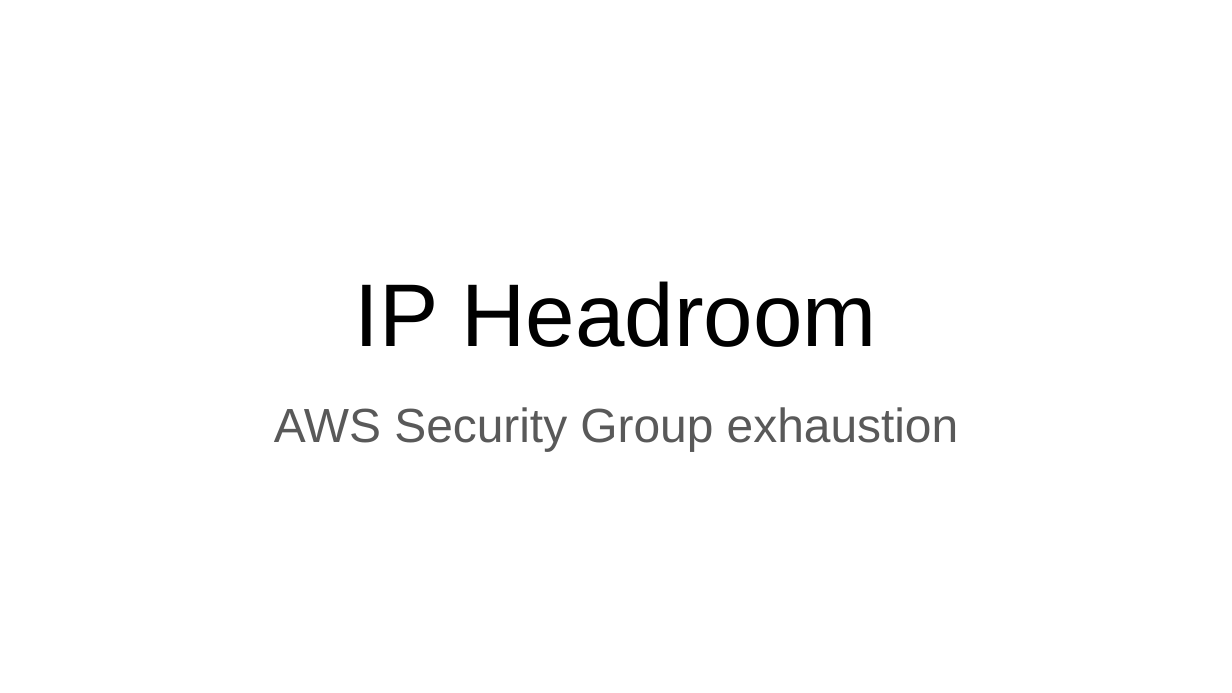
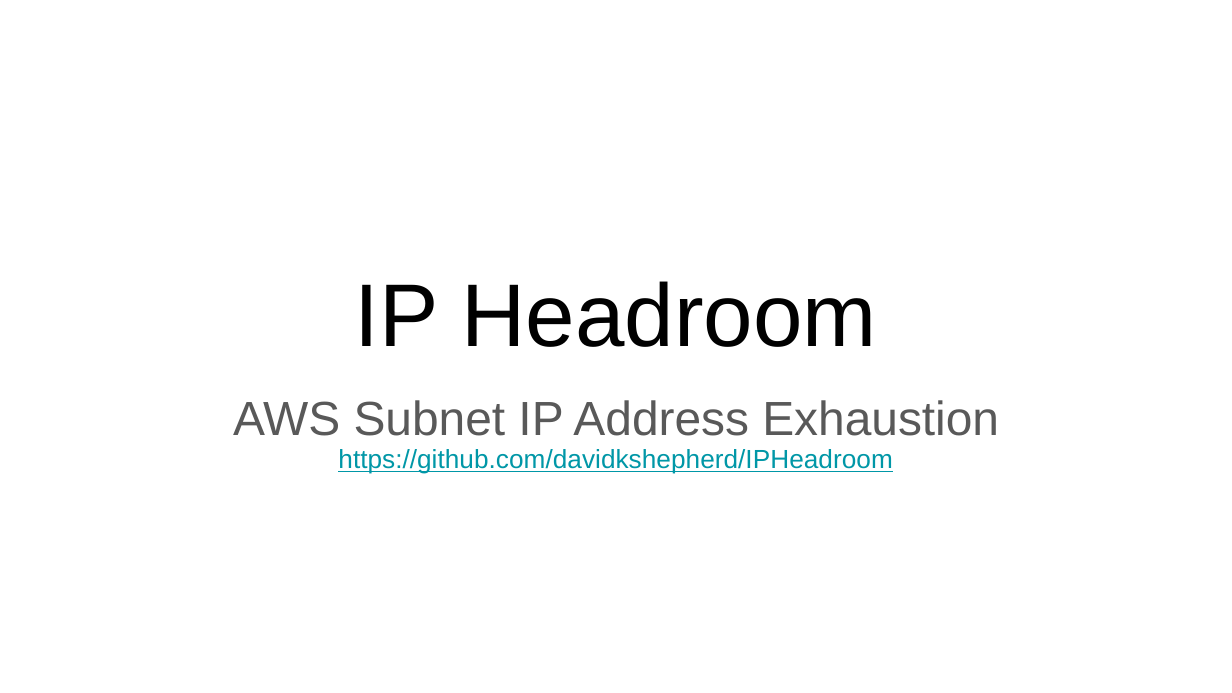
Before and after one commit to davidkshepherd/IPHeadroom, a slide deck: slide 1 of DKShepherd - Python Class Project.pptx. Drawn at 1232x693 pixels with LibreOffice and Linux fonts; fonts in the diff are those of the drawing. Boxes give left, top, right and bottom in pixels: in the first picture for what was removed or moved away, otherwise in the second. Text is boxed around its words. In the diff, an @@ line names an element or a change of style, - is before the commit and + after.

Commit message:
master

```diff
--- a/DKShepherd - Python Class Project.pptx
+++ b/DKShepherd - Python Class Project.pptx
@@ subtitle at [233,400,999,474]: text changed; size 28 to 15.3 pt; text colour #595959 to #0097A7 @@
-AWS Security Group exhaustion
+AWS Subnet IP Address Exhaustion
+https://github.com/davidkshepherd/IPHeadroom
```
